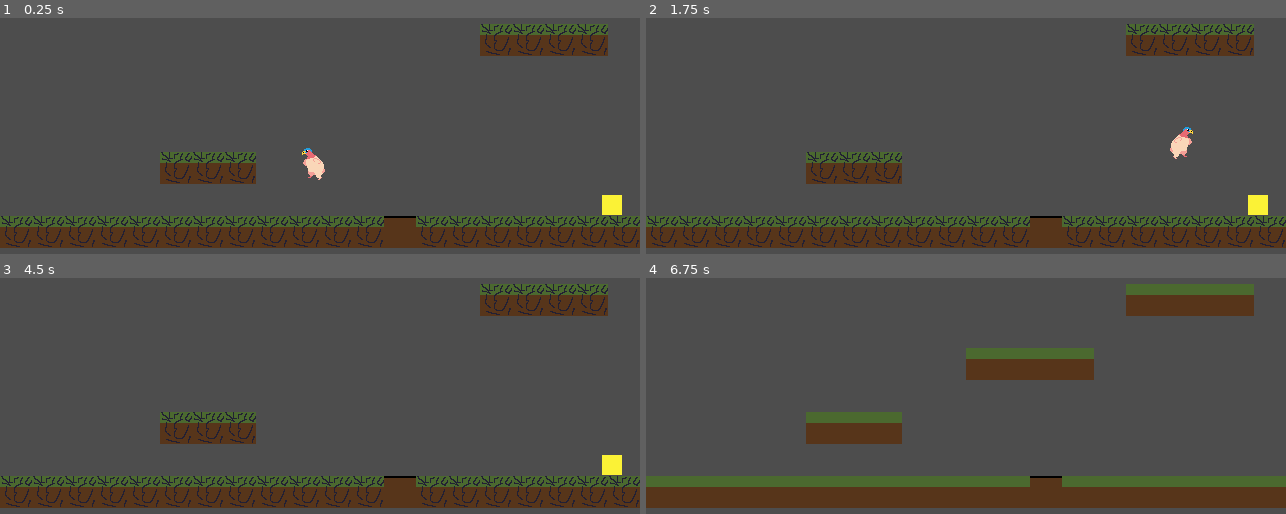
Above: before the commit, frames 1-4 (two rows, left to right).
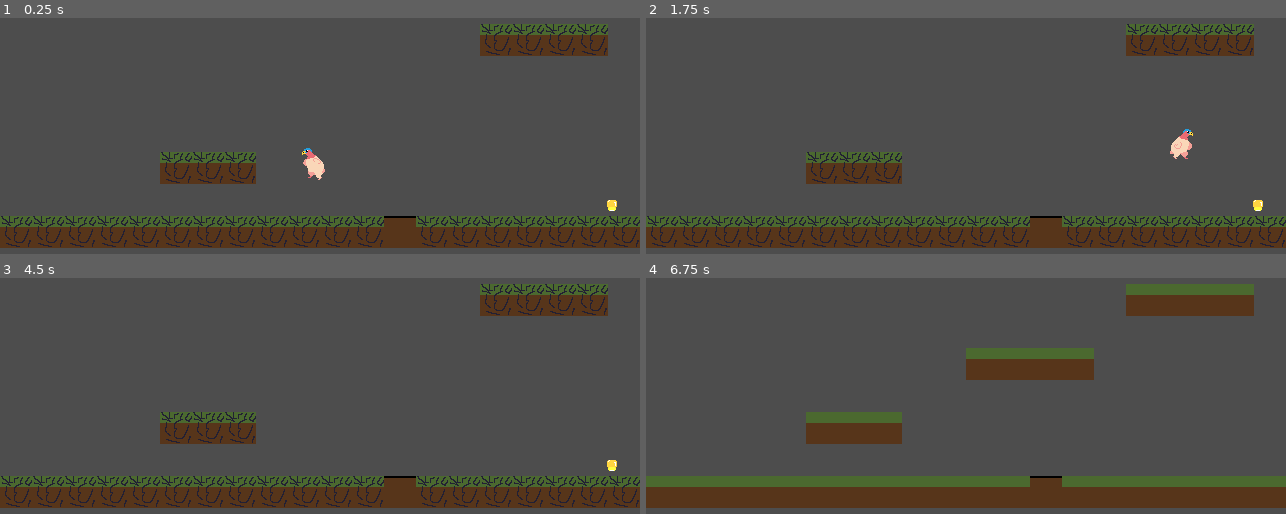
Above: after the commit, the same moments.

Repository: Kingslayer059/devlup-jam-2026
Game: Godot game, scene res://scenes/main/main_scene.tscn
Same seed, same stepped clock (60 frames per second), same inputs: the game is played once before the commit and once after it.
Inputs:
- Up to frame 1 (0.25 s): no input
- Up to frame 2 (1.75 s): hold Right (move_right) from 0.53 s (still down); tap E (interact) at 0.6 s; tap Space (jump) at 0.77, 1.52 s; tap A (move) at 1.35 s
- Up to frame 3 (4.5 s): release Right (move_right) at 2.03 s; hold S (climb_down) 2.03-2.78 s; tap T (time_swap) at 2.1, 4.35 s; hold Right (move_right) 2.78-4.28 s; tap E (interact) at 2.85 s; tap Space (jump) at 3.02, 3.77, 4.25 s; tap Enter at 3.5 s; hold A (move) 3.53-4.28 s
- Up to frame 4 (6.75 s): tap Space (jump) at 4.52, 5.75, 6.02 s; tap Enter at 5, 6.5 s; hold Right (move_right) 5.03-5.78 s; tap E (interact) at 5.1 s; hold S (climb_down) from 5.78 s (still down); tap A (move) at 5.85 s; tap T (time_swap) at 6.6 s

The runs differ from the first frame. In frame 1, 0.2% of the frame differs, in the area x 94-98%, y 75-84%; in frame 2, 0.4%, in the area x 81-98%, y 46-84%; in frame 3, 0.2%; in frame 4, nothing differs.

Commit message:
Added Corn, Key, Seed

Diff:
--- a/scenes/dummy/time/time_test.tscn
+++ b/scenes/dummy/time/time_test.tscn
@@ -39,11 +39,6 @@
 [node name="Vine" type="Node2D" parent="PlantableArea" unique_id=411266049]
 visible = false
 
-[node name="Vines" parent="PlantableArea/Vine" unique_id=2127513875 instance=ExtResource("6_oe5iy")]
-position = Vector2(0, -48)
-
-[node name="Vines2" parent="PlantableArea/Vine" unique_id=954466864 instance=ExtResource("6_oe5iy")]
-position = Vector2(0, -112)
-
-[node name="Vines3" parent="PlantableArea/Vine" unique_id=151971327 instance=ExtResource("6_oe5iy")]
-position = Vector2(0, -176)
+[node name="Vines" parent="PlantableArea/Vine" unique_id=1540980208 instance=ExtResource("6_oe5iy")]
+position = Vector2(-16, -16)
+tile_map_data = PackedByteArray("AAAAAP7/AAAAAAAAAwAAAP3/AAAAAAAAAwAAAPz/AAAAAAAAAwAAAPv/AAAAAAAAAwAAAPr/AAAAAAAAAwAAAPj/AAAAAAAAAQAAAPn/AAAAAAAAAwAAAP//AAAAAAAAAgA=")
--- a/scenes/items/collectible/collectible.tscn
+++ b/scenes/items/collectible/collectible.tscn
@@ -7,7 +7,8 @@
 radius = 13.393634
 height = 67.82271
 
-[node name="collectible" type="Area2D" unique_id=1021277217]
+[node name="Collectible" type="Area2D" unique_id=1021277217]
+texture_filter = 1
 script = ExtResource("1_s1wki")
 
 [node name="Sprite2D" type="Sprite2D" parent="." unique_id=1062231002]
--- a/scenes/items/key/key.tscn
+++ b/scenes/items/key/key.tscn
@@ -4,7 +4,9 @@
 [ext_resource type="Texture2D" uid="uid://c1k78spucme0s" path="res://scenes/items/key/key.png" id="1_vvla1"]
 
 [node name="Key" type="Node2D" unique_id=1373023930]
+texture_filter = 1
 script = ExtResource("1_8eq06")
 
 [node name="Sprite2D" type="Sprite2D" parent="." unique_id=1203989811]
+position = Vector2(0.5, -1)
 texture = ExtResource("1_vvla1")
--- a/scenes/items/seed/seed.tscn
+++ b/scenes/items/seed/seed.tscn
@@ -1,7 +1,7 @@
 [gd_scene format=3 uid="uid://ux4khvu53ltx"]
 
 [ext_resource type="Script" uid="uid://befe0sa32m2f2" path="res://scenes/items/seed/seed.gd" id="1_yhatw"]
-[ext_resource type="Texture2D" uid="uid://dynupeqduore5" path="res://scenes/items/seed/seed.png" id="2_8eyoe"]
+[ext_resource type="Texture2D" uid="uid://c3pd1mht8xke1" path="res://scenes/items/seed/corn_seed.png" id="2_8eyoe"]
 
 [node name="Seed" type="Node2D" unique_id=1372728815]
 script = ExtResource("1_yhatw")
--- /dev/null
+++ b/scenes/objects/vines/vine_bottom.tscn
@@ -0,0 +1,20 @@
+[gd_scene format=3 uid="uid://csnx8a7jh3tkd"]
+
+[ext_resource type="Script" uid="uid://s3iql5xjoioe" path="res://scenes/objects/vines/vines.gd" id="1_tqfos"]
+[ext_resource type="Texture2D" uid="uid://bl3o8t2s647kt" path="res://scenes/objects/vines/vine_sheet.png" id="2_tqfos"]
+
+[sub_resource type="RectangleShape2D" id="RectangleShape2D_y78s7"]
+size = Vector2(12, 32)
+
+[node name="VineBottom" type="Area2D" unique_id=2127513875]
+texture_filter = 1
+collision_layer = 4
+script = ExtResource("1_tqfos")
+
+[node name="Sprite2D" type="Sprite2D" parent="." unique_id=1240744925]
+position = Vector2(0.5, -16)
+texture = ExtResource("2_tqfos")
+hframes = 4
+
+[node name="CollisionShape2D" type="CollisionShape2D" parent="." unique_id=903206120]
+shape = SubResource("RectangleShape2D_y78s7")
--- /dev/null
+++ b/scenes/objects/vines/vine_middle.tscn
@@ -0,0 +1,21 @@
+[gd_scene format=3 uid="uid://c6lxojqstrfj6"]
+
+[ext_resource type="Script" uid="uid://s3iql5xjoioe" path="res://scenes/objects/vines/vines.gd" id="1_8le7w"]
+[ext_resource type="Texture2D" uid="uid://bl3o8t2s647kt" path="res://scenes/objects/vines/vine_sheet.png" id="2_8le7w"]
+
+[sub_resource type="RectangleShape2D" id="RectangleShape2D_y78s7"]
+size = Vector2(12, 32)
+
+[node name="VineMiddle" type="Area2D" unique_id=2127513875]
+texture_filter = 1
+collision_layer = 4
+script = ExtResource("1_8le7w")
+
+[node name="Sprite2D" type="Sprite2D" parent="." unique_id=1240744925]
+position = Vector2(-0.5, -16)
+texture = ExtResource("2_8le7w")
+hframes = 4
+frame = 1
+
+[node name="CollisionShape2D" type="CollisionShape2D" parent="." unique_id=903206120]
+shape = SubResource("RectangleShape2D_y78s7")
--- /dev/null
+++ b/scenes/objects/vines/vine_top.tscn
@@ -0,0 +1,21 @@
+[gd_scene format=3 uid="uid://bcv2sqm1tefoi"]
+
+[ext_resource type="Script" uid="uid://s3iql5xjoioe" path="res://scenes/objects/vines/vines.gd" id="1_khl7m"]
+[ext_resource type="Texture2D" uid="uid://bl3o8t2s647kt" path="res://scenes/objects/vines/vine_sheet.png" id="2_khl7m"]
+
+[sub_resource type="RectangleShape2D" id="RectangleShape2D_y78s7"]
+size = Vector2(12, 32)
+
+[node name="VineTop" type="Area2D" unique_id=2127513875]
+texture_filter = 1
+collision_layer = 4
+script = ExtResource("1_khl7m")
+
+[node name="Sprite2D" type="Sprite2D" parent="." unique_id=1240744925]
+position = Vector2(0.5, -16)
+texture = ExtResource("2_khl7m")
+hframes = 4
+frame = 3
+
+[node name="CollisionShape2D" type="CollisionShape2D" parent="." unique_id=903206120]
+shape = SubResource("RectangleShape2D_y78s7")
--- a/scenes/objects/vines/vines.tscn
+++ b/scenes/objects/vines/vines.tscn
@@ -1,18 +1,17 @@
-[gd_scene format=3 uid="uid://c6lxojqstrfj6"]
+[gd_scene format=3 uid="uid://besvux04kyyk6"]
 
-[ext_resource type="Texture2D" uid="uid://c1pcbveks2u0b" path="res://scenes/objects/vines/vines.png" id="1_lsppa"]
-[ext_resource type="Script" uid="uid://s3iql5xjoioe" path="res://scenes/objects/vines/vines.gd" id="1_y78s7"]
+[ext_resource type="PackedScene" uid="uid://bcv2sqm1tefoi" path="res://scenes/objects/vines/vine_top.tscn" id="1_k7cq8"]
+[ext_resource type="PackedScene" uid="uid://csnx8a7jh3tkd" path="res://scenes/objects/vines/vine_bottom.tscn" id="2_i86ws"]
+[ext_resource type="PackedScene" uid="uid://c6lxojqstrfj6" path="res://scenes/objects/vines/vine_middle.tscn" id="3_7ibol"]
 
-[sub_resource type="RectangleShape2D" id="RectangleShape2D_y78s7"]
-size = Vector2(26, 64)
+[sub_resource type="TileSetScenesCollectionSource" id="TileSetScenesCollectionSource_h83h7"]
+scenes/1/scene = ExtResource("1_k7cq8")
+scenes/2/scene = ExtResource("2_i86ws")
+scenes/3/scene = ExtResource("3_7ibol")
 
-[node name="Vines" type="Area2D" unique_id=2127513875]
-texture_filter = 1
-collision_layer = 4
-script = ExtResource("1_y78s7")
+[sub_resource type="TileSet" id="TileSet_jrstn"]
+tile_size = Vector2i(32, 32)
+sources/0 = SubResource("TileSetScenesCollectionSource_h83h7")
 
-[node name="Sprite2D" type="Sprite2D" parent="." unique_id=1240744925]
-texture = ExtResource("1_lsppa")
-
-[node name="CollisionShape2D" type="CollisionShape2D" parent="." unique_id=903206120]
-shape = SubResource("RectangleShape2D_y78s7")
+[node name="Vines" type="TileMapLayer" unique_id=1540980208]
+tile_set = SubResource("TileSet_jrstn")
--- a/scenes/player/states/player_move.gd
+++ b/scenes/player/states/player_move.gd
@@ -14,7 +14,7 @@
 		player.animation_player.play("run")
 		player.sprite.flip_h = true
 
-	if player.velocity.y > 0:
+	if !player.is_on_floor() && !player.animation_player.is_playing():
 		player.animation_player.play("fall")
 
 	player.velocity.x = player.direction.x * player.speed
Not shown: 1 places in scenes/dummy/time/time_test.tscn that only renumber resources
Binary file changed: scenes/items/key/key.png
Binary file added: scenes/items/seed/corn_seed.png
Not shown, added: scenes/items/seed/corn_seed.png.import
Binary file added: scenes/objects/vines/vine_sheet.png
Not shown, added: scenes/objects/vines/vine_sheet.png.import
Binary file changed: scenes/tilemap/bridge_sheet.png
Not shown, changed: scenes/tilemap/bridge_sheet.png.import
